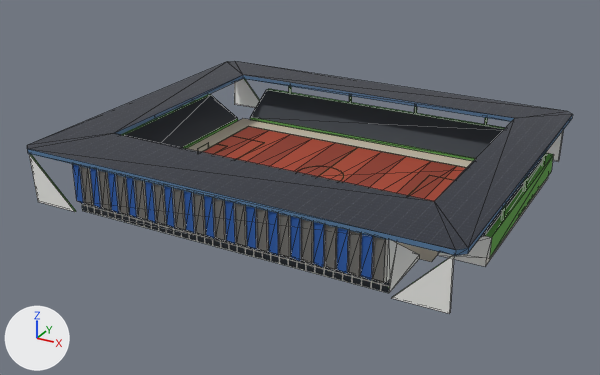
The glTF model assets/modeles/batiments/stade_tuiliere.glb: old version first, new version second.
Rendered twice from a 50 mm camera at (132.1, -255.2, 121.0) aimed at (-2.0, -11.3, -0.9). The axes (+X, +Y, +Z) are drawn at lower left. The lights are the same throughout. The first picture is the older version. Mesh edges are drawn as thin lines. Vertices at exactly the same position are counted once.

The first picture shows 'stade_tuiliere'.
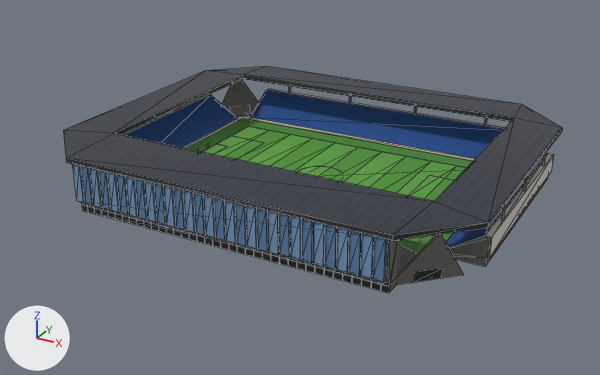
Commit message: Relief des bâtiments et angles en biais du stade de la Tuilière

The change, as a list of edits to the scene's bpy script:
```text
Change me_stade_tuiliere:
    used by ob_stade_tuiliere; location = (0.0, 0.0, 0.0)
    remove me_stade_tuiliere.from_pydata(...)  # 520 vertices, 470 faces; spans x -78.0..78.0, y -69.0..60.0, z 0.0..20.0
    add me_stade_tuiliere.from_pydata(...)  # 536 vertices, 486 faces; spans x -78.0..78.0, y -69.0..60.0, z 0.0..20.0
    me_stade_tuiliere part 1: the loose piece of 6 vertices spanning x 58.0..75.0, y 57.0..60.0, z 0.0..18.0 is deleted
    me_stade_tuiliere part 2: the loose piece of 6 vertices spanning x 58.0..75.0, y -69.0..-67.0, z 0.0..18.0 is deleted
    me_stade_tuiliere part 3: the loose piece of 6 vertices spanning x -75.0..-58.0, y 57.0..60.0, z 0.0..18.0 is deleted
    me_stade_tuiliere part 4
    1 vertex is removed from x -75.0, y -68.0, z 0.0
    3 faces are deleted
    4 vertices in x -76.0, y -69.0..60.0, z 18.0..20.0 move by (18.0, 0.0, 0.0)
    4 vertices in x 76.0, y -69.0..60.0, z 18.0..20.0 move by (-18.0, 0.0, 0.0)
    4 vertices in x -78.0..78.0, y -66.0, z 18.0..20.0 move by (0.0, 17.0, 0.0)
    4 vertices in x -78.0..78.0, y 57.0, z 18.0..20.0 move by (0.0, -17.0, 0.0)
    5 vertices move from x -75.0..-58.0, y -69.0..-67.0, z 0.0..18.0 to x -71.0..-54.0, y -62.0..-45.0, z 0.0..18.0
    35 vertices are added at x -71.0..71.0, y -62.0..53.0, z 0.0..18.0
    31 new faces join them, mat_stade_tuiliere (picture img_stade_tuiliere_palette)
    me_stade_tuiliere part 5: 447 kept faces spanning x -78.0..78.0, y -69.0..60.0, z 0.0..20.0 get new texture (UV) coordinates
```

Where the change shows, as pixel boxes [x1, y1, x2, y2] in the pictures (600 x 375 px):
'stade_tuiliere', reshaped (9% narrower, 10% shorter): before [27, 61, 573, 314]; after [64, 66, 562, 293]
part 1 of me_stade_tuiliere, deleted: before [546, 131, 563, 161]
part 2 of me_stade_tuiliere, deleted: before [392, 255, 454, 314]
part 3 of me_stade_tuiliere, deleted: before [234, 79, 260, 108]
part 4 of me_stade_tuiliere, cut back: before [27, 61, 573, 256]; after [64, 66, 562, 285]
part 5 of me_stade_tuiliere, surface changed: before [27, 61, 573, 293]; after [64, 66, 562, 293]
